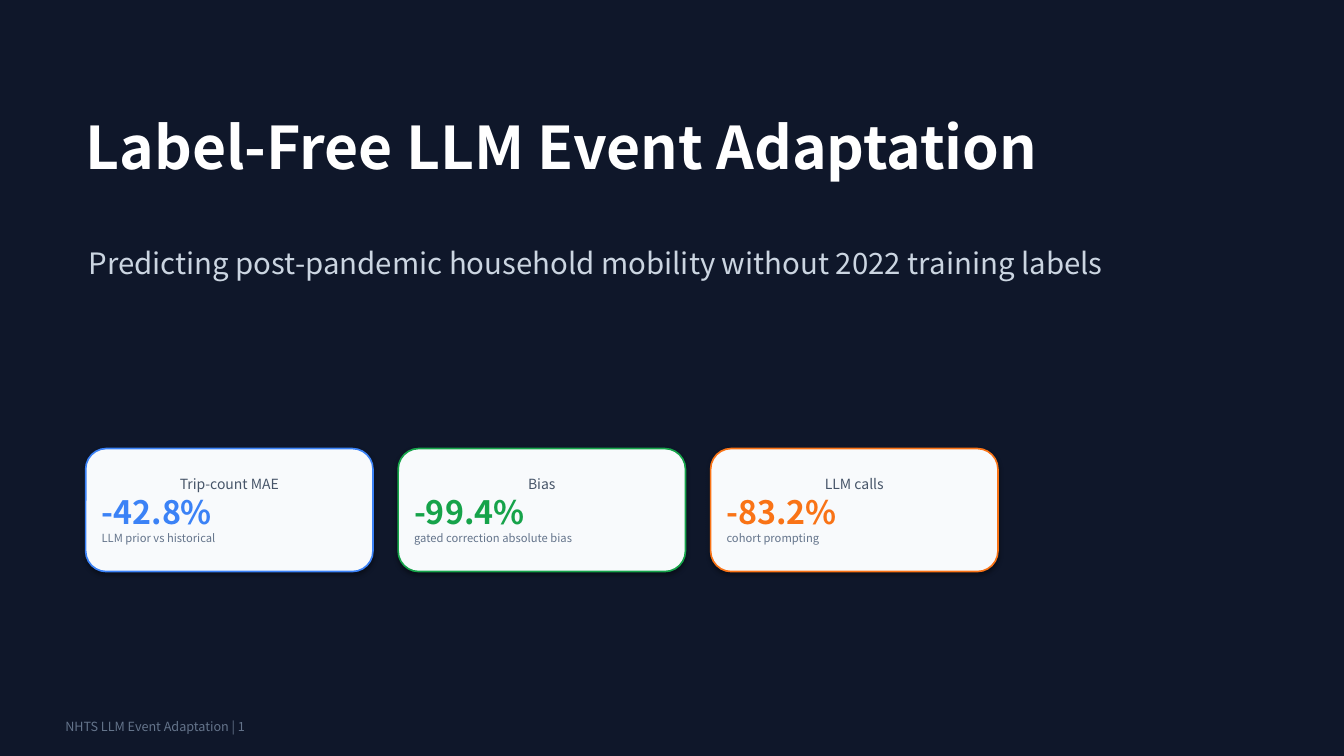
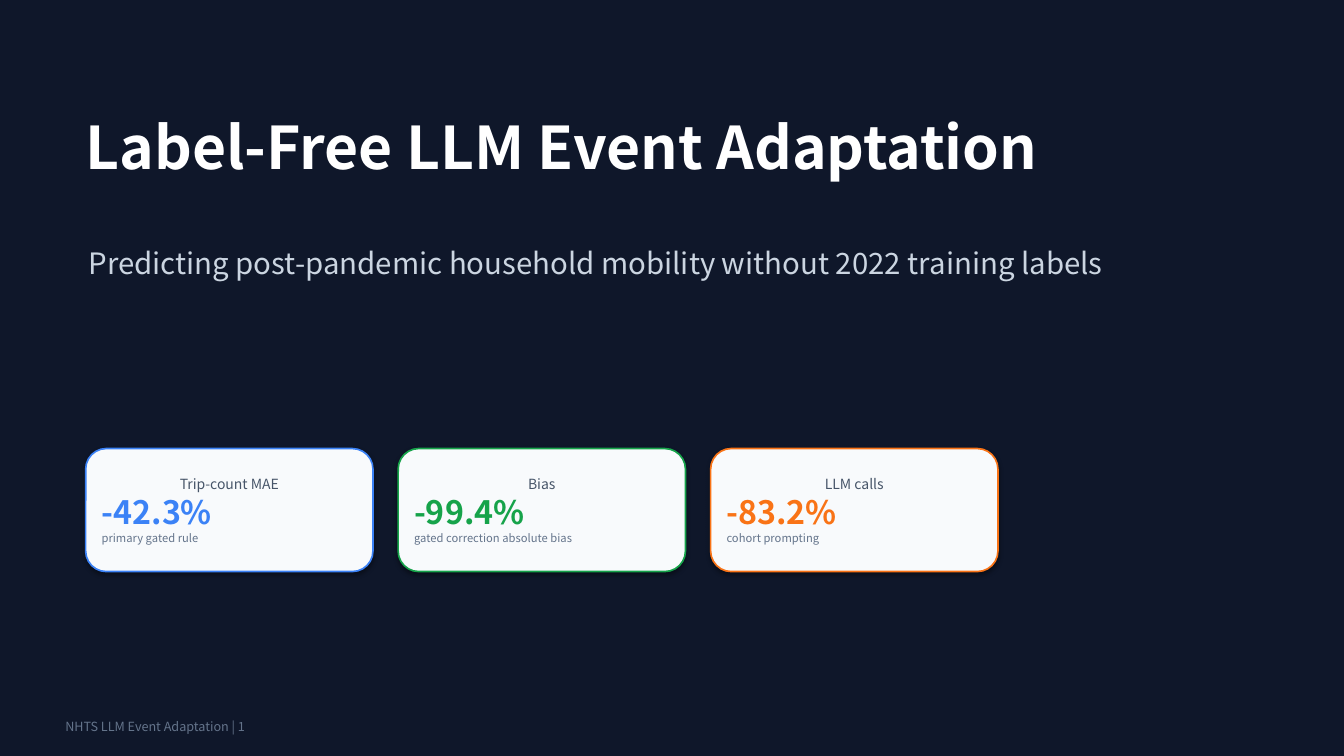
Before and after one commit to Lrving-code/NHTS-Travel-Prediction, a slide deck: slide 1 of outputs/final_project/NHTS_LLM_Event_Adaptation_Optimized_Presentation.pptx. Drawn at 1344x756 pixels with LibreOffice and Linux fonts; fonts in the diff are those of the drawing. Boxes give left, top, right and bottom in pixels: in the first picture for what was removed or moved away, otherwise in the second. Text is boxed around its words. In the diff, an @@ line names an element or a change of style, - is before the commit and + after.

```diff
--- a/outputs/final_project/NHTS_LLM_Event_Adaptation_Optimized_Presentation.pptx
+++ b/outputs/final_project/NHTS_LLM_Event_Adaptation_Optimized_Presentation.pptx
@@ text in rounded rectangle at (102, 491, 212, 545): text changed @@
--42.8%
-LLM prior vs historical
+-42.3%
+primary gated rule
```
Also in this commit, not shown: 4 other slides changed, 16 other files.
